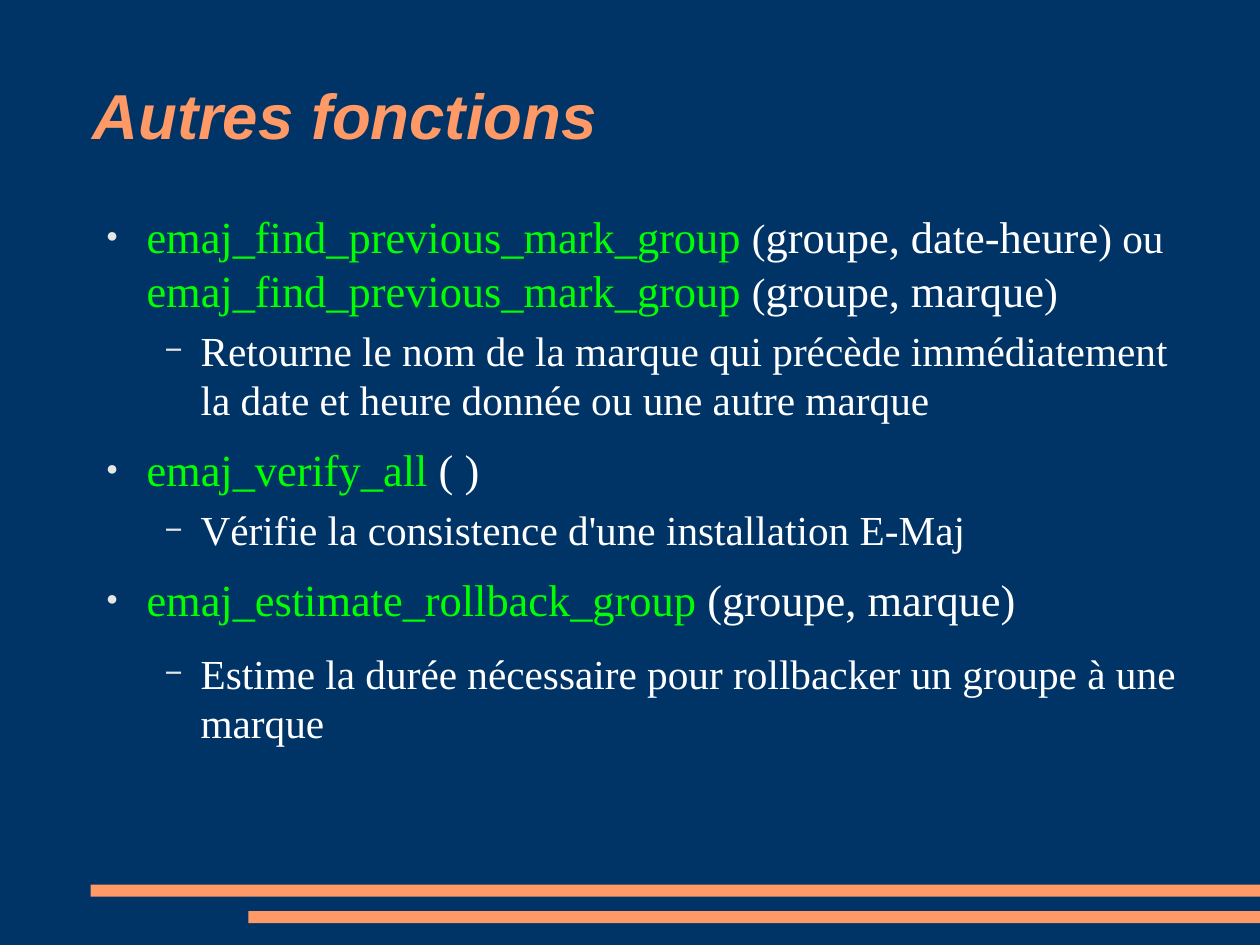
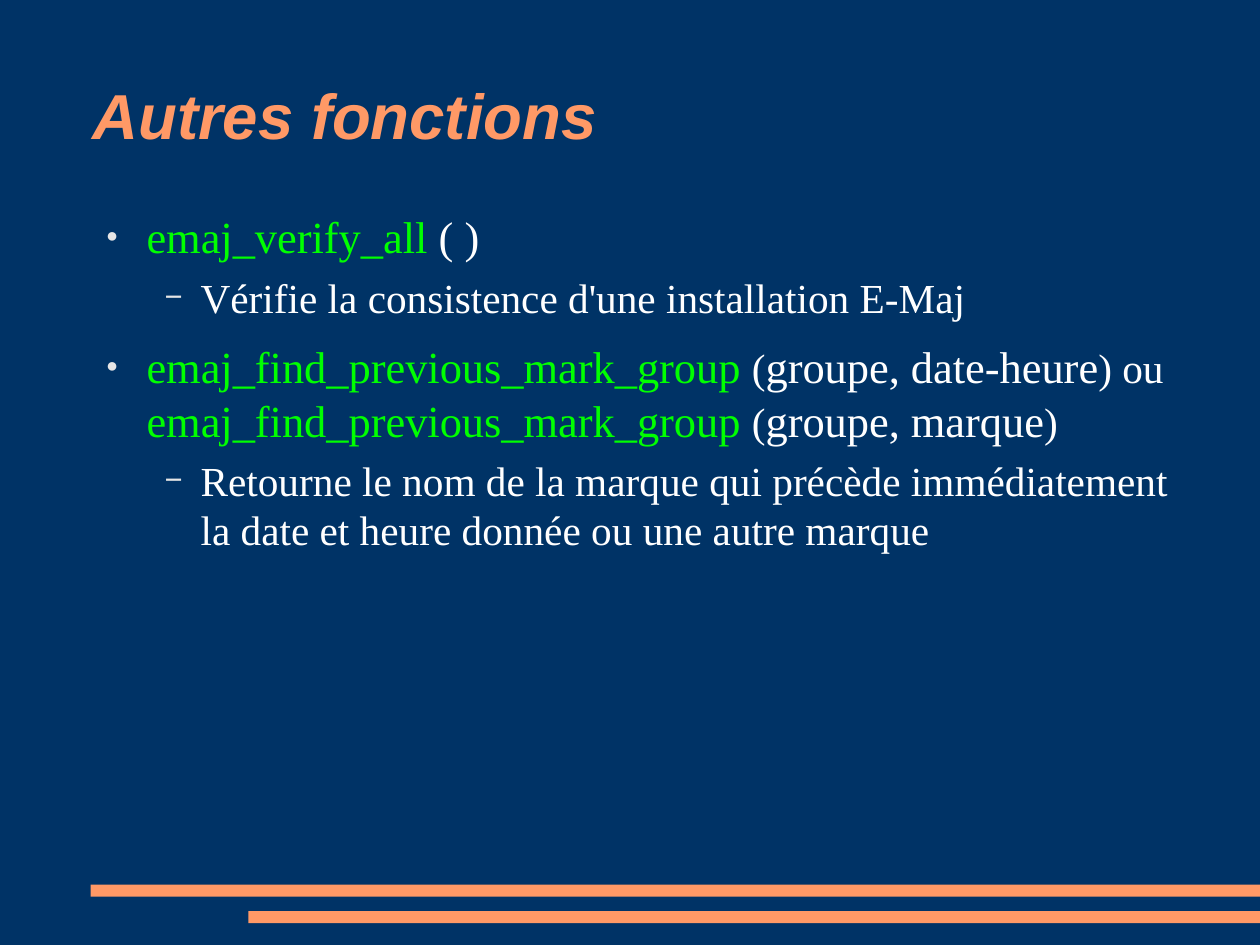
Before and after one commit to beaud76/emaj_doc, a slide deck: slide 29 of Emaj_pres_fr.odp (slide 27 before the commit). Drawn at 1260x945 pixels with LibreOffice and Linux fonts; fonts in the diff are those of the drawing. Boxes give left, top, right and bottom in pixels: in the first picture for what was removed or moved away, otherwise in the second. Text is boxed around its words. In the diff, an @@ line names an element or a change of style, - is before the commit and + after.

```diff
--- a/Emaj_pres_fr.odp
+++ b/Emaj_pres_fr.odp
@@ text at (x1=147, y1=221, x2=965, y2=321): paragraphs added @@
+● emaj_verify_all ( )
+  − Vérifie la consistence d'une installation E-Maj
@@ text at (x1=147, y1=454, x2=1176, y2=747): paragraphs removed @@
-● emaj_verify_all ( )
-  − Vérifie la consistence d'une installation E-Maj
-● emaj_estimate_rollback_group (groupe, marque)
-  − Estime la durée nécessaire pour rollbacker un groupe à une marque
```
Also in this commit, not shown: 6 other slides changed, 3 slides added, 4 other files.
